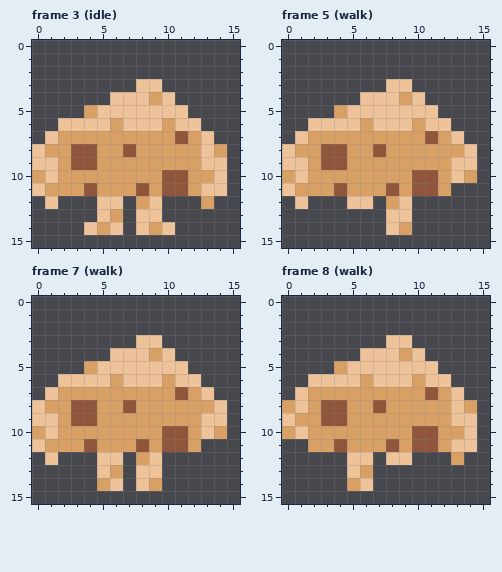
Pixel-art file: source_data/aseprite/cheese.aseprite. Above is the file before it was changed.
16x16 pixels, 10 frames. Shown: frame 3 (idle), frame 5 (walk), frame 7 (walk), frame 8 (walk). The commit also changed other frames, which this record leaves out.
The same view after the edit:
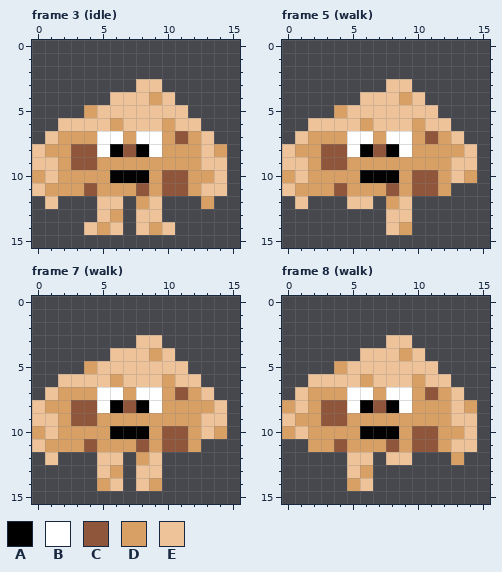
Palette (. is transparent): A #000000  B #ffffff  C #8f563b  D #d9a066  E #eec39a
From old to new:
layer "Face" now shown
--- frame 3 (idle), layer "Face"
@@ x 3..11 @@
  6 EEEDEEEDE
- 7 DDDDDDDDC
- 8 CCDDCDDDD
+ 7 DDBBDBBDC
+ 8 CCBACABDD
  9 CCDDDDDDD
-10 DDDDDDDCC
+10 DDDAAADCC
 11 DCDDDCDCC
--- frame 5 (walk), layer "Face": the same change as frame 3 (idle)
--- frame 7 (walk), layer "Face": the same change as frame 3 (idle)
--- frame 8 (walk), layer "Face": the same change as frame 3 (idle)
